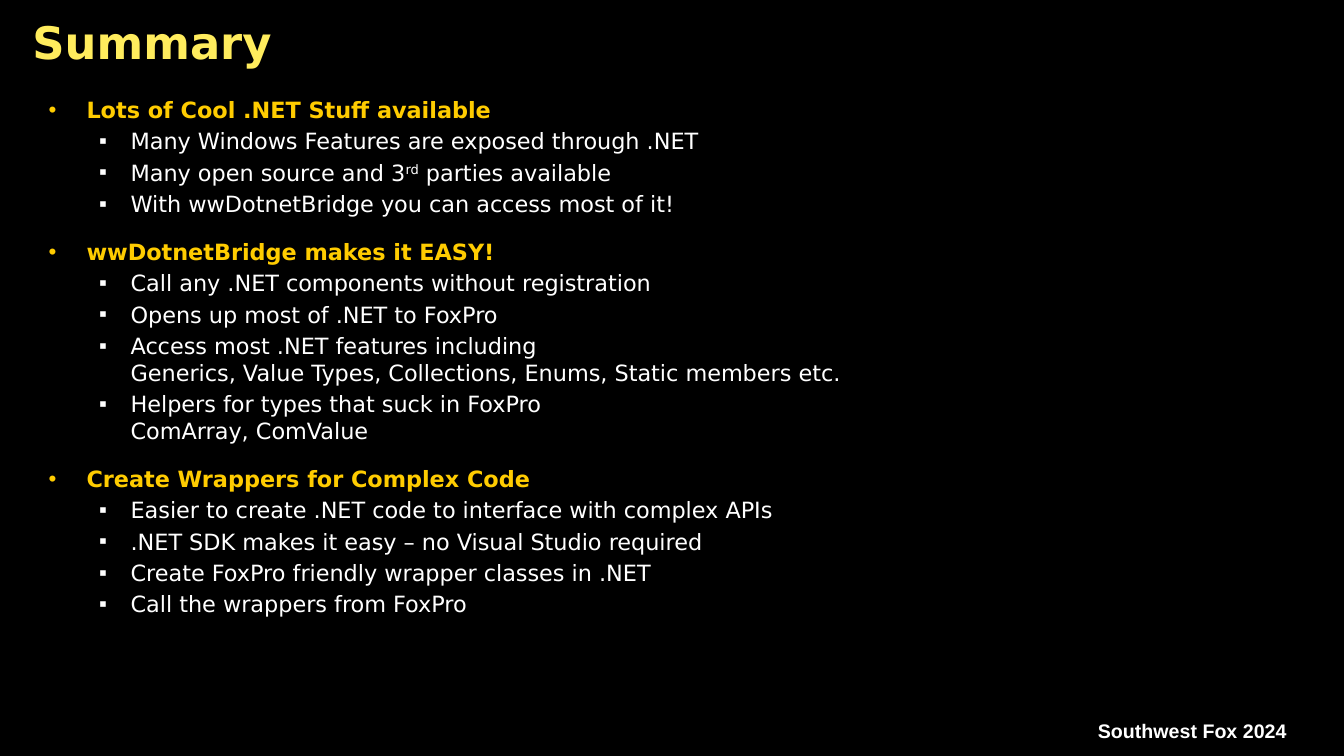
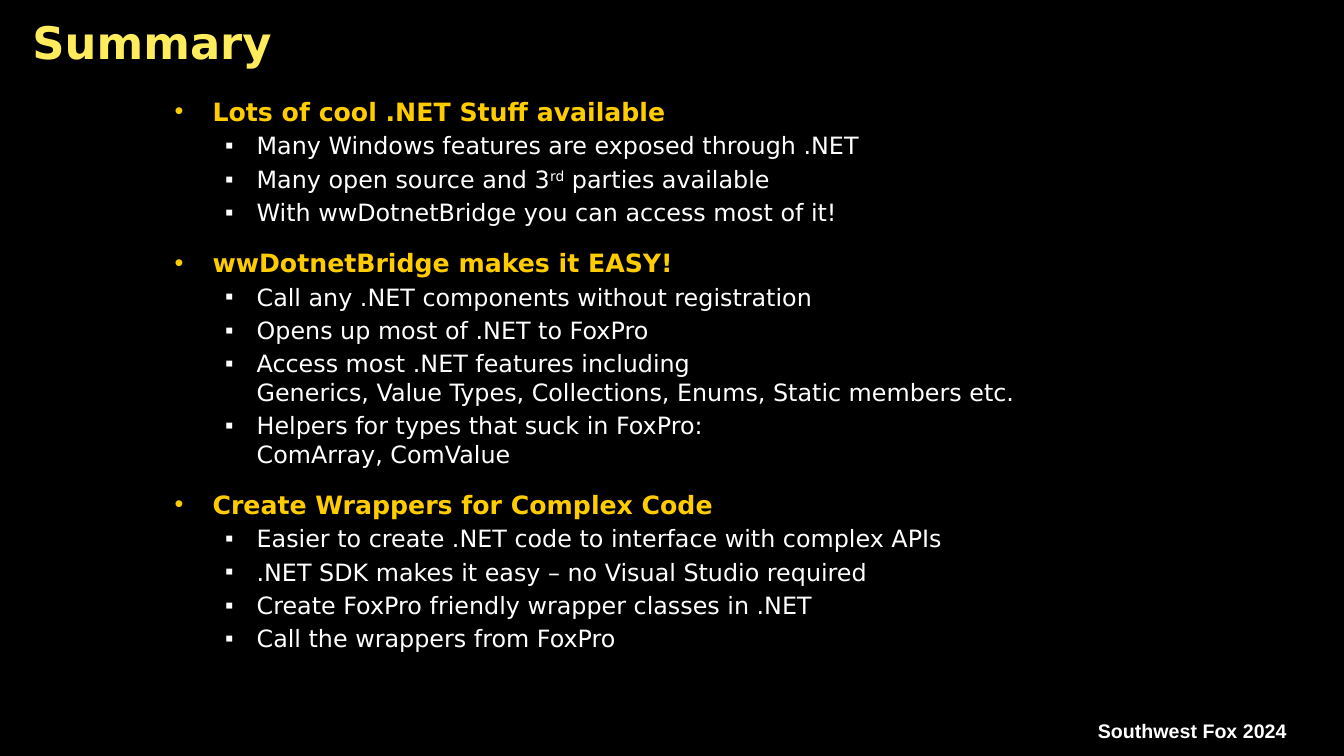
Before and after one commit to RickStrahl/swfox2024-wwdotnetbridge-revisited, a slide deck: slide 28 of Documents/Strahl-swFox2024-wwDotnetBridge-Revisited.pptx. Drawn at 1344x756 pixels with LibreOffice and Linux fonts; fonts in the diff are those of the drawing; background and template pictures are left out. Boxes give left, top, right and bottom in pixels: in the first picture for what was removed or moved away, otherwise in the second. Text is boxed around its words. In the diff, an @@ line names an element or a change of style, - is before the commit and + after.

```diff
--- a/Documents/Strahl-swFox2024-wwDotnetBridge-Revisited.pptx
+++ b/Documents/Strahl-swFox2024-wwDotnetBridge-Revisited.pptx
@@ text "Lots of cool .NET Stuff ...": place and size @@
-text "Lots of cool .NET Stuff ..." at [87, 101, 841, 617]
+text "Lots of cool .NET Stuff ..." at [213, 102, 1014, 652]
@@ text at [213, 102, 859, 159]: text changed; size 16 to 17 pt @@
-• Lots of Cool .NET Stuff available
-  ▪ Many Windows Features are exposed through .NET
+• Lots of cool .NET Stuff available
+  ▪ Many Windows features are exposed through .NET
@@ text at [213, 170, 1014, 652]: size 16 to 17 pt in "Many open source and 3rd parties available", "With wwDotnetBridge you can access most of ...", "Call any .NET components without registration", "Opens up most of .NET to FoxPro" and 5 more places; size 16 to 18 pt in "wwDotnetBridge makes it EASY!", "Create Wrappers for Complex Code" @@
@@ text at [257, 416, 703, 468]: text changed; size 16 to 17 pt @@
-  ▪ Helpers for types that suck in FoxPro
-    ComArray, ComValue
+  ▪ Helpers for types that suck in FoxPro:
+    ComArray, ComValue
```
Also in this commit, not shown: 14 other slides changed, 24 other files.
